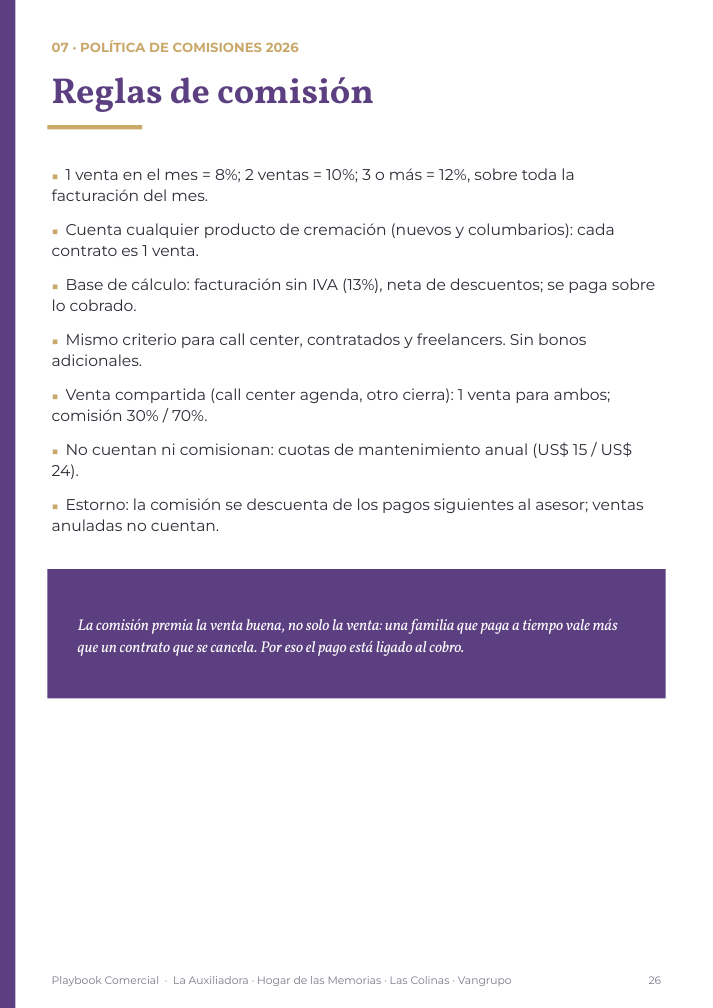
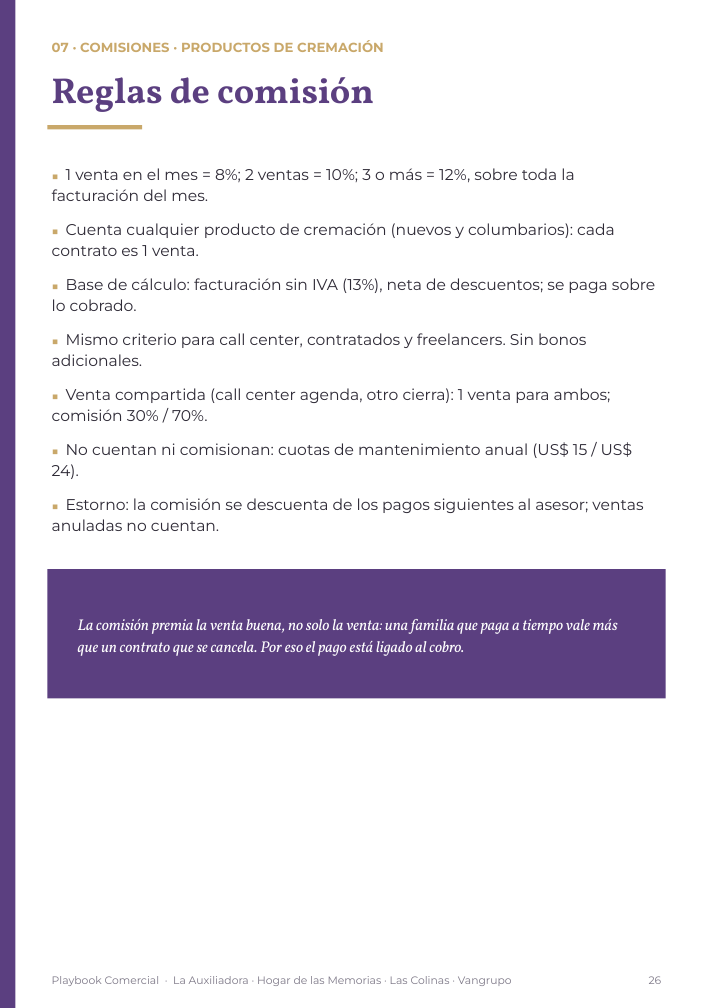
Before and after one commit to os267/teste, a slide deck: slide 26 of playbook/salida/Playbook_Comercial_Cremacion_Vangrupo_Vertical.pptx. Drawn at 713x1008 pixels with LibreOffice and Linux fonts; fonts in the diff are those of the drawing. Boxes give left, top, right and bottom in pixels: in the first picture for what was removed or moved away, otherwise in the second. Text is boxed around its words. In the diff, an @@ line names an element or a change of style, - is before the commit and + after.

```diff
--- a/playbook/salida/Playbook_Comercial_Cremacion_Vangrupo_Vertical.pptx
+++ b/playbook/salida/Playbook_Comercial_Cremacion_Vangrupo_Vertical.pptx
@@ text at box(52, 40, 384, 52): text changed @@
-07 · POLÍTICA DE COMISIONES 2026
+07 · COMISIONES · PRODUCTOS DE CREMACIÓN
```
Also in this commit, not shown: 2 other slides changed, 11 other files.
